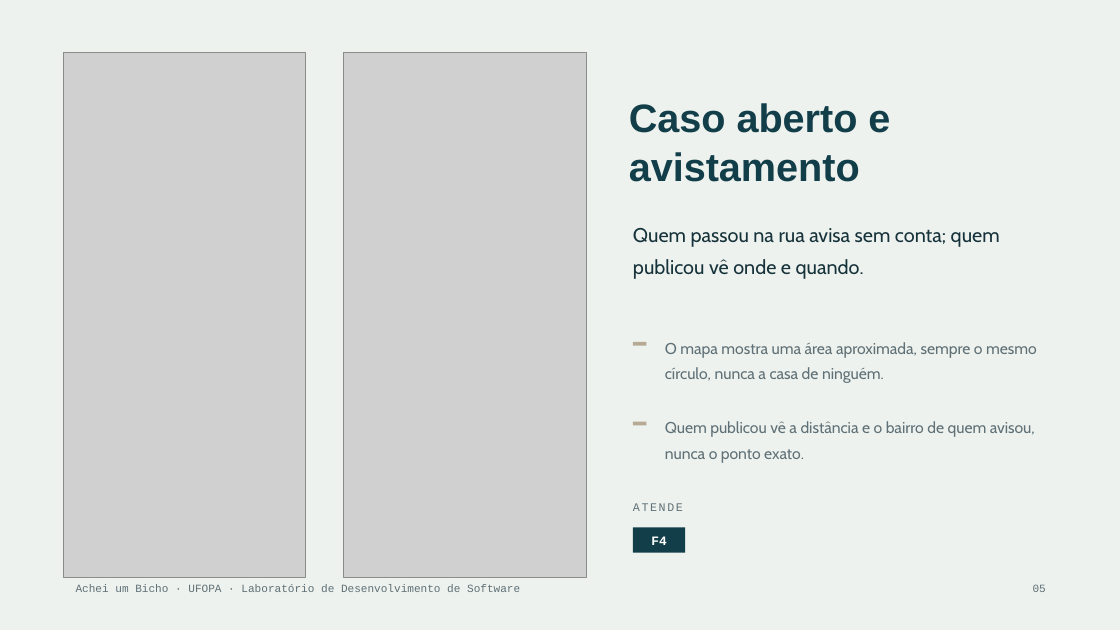
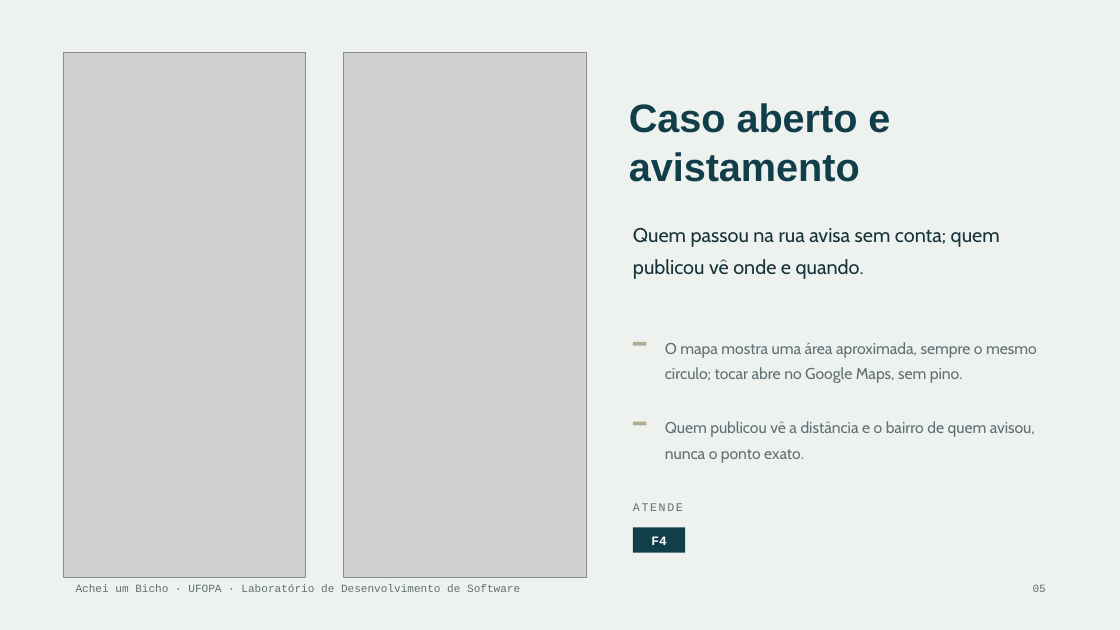
Before and after one commit to RNobre1/achei-um-bicho, a slide deck: slide 5 of Achei_um_Bicho_Alpha.pptx. Drawn at 1120x630 pixels with LibreOffice and Linux fonts; fonts in the diff are those of the drawing; grey boxes stand for pictures. Boxes give left, top, right and bottom in pixels: in the first picture for what was removed or moved away, otherwise in the second. Text is boxed around its words. In the diff, an @@ line names an element or a change of style, - is before the commit and + after.

Commit message:
docs(alpha): slide do caso aberto com o mapa que abre no Google Maps, 316 testes

```diff
--- a/Achei_um_Bicho_Alpha.pptx
+++ b/Achei_um_Bicho_Alpha.pptx
@@ text at (x1=665, y1=342, x2=1037, y2=383): text changed @@
-O mapa mostra uma área aproximada, sempre o mesmo círculo, nunca a casa de ninguém.
+O mapa mostra uma área aproximada, sempre o mesmo círculo; tocar abre no Google Maps, sem pino.
```
Also in this commit, not shown: 1 other slide changed, 3 other files.
